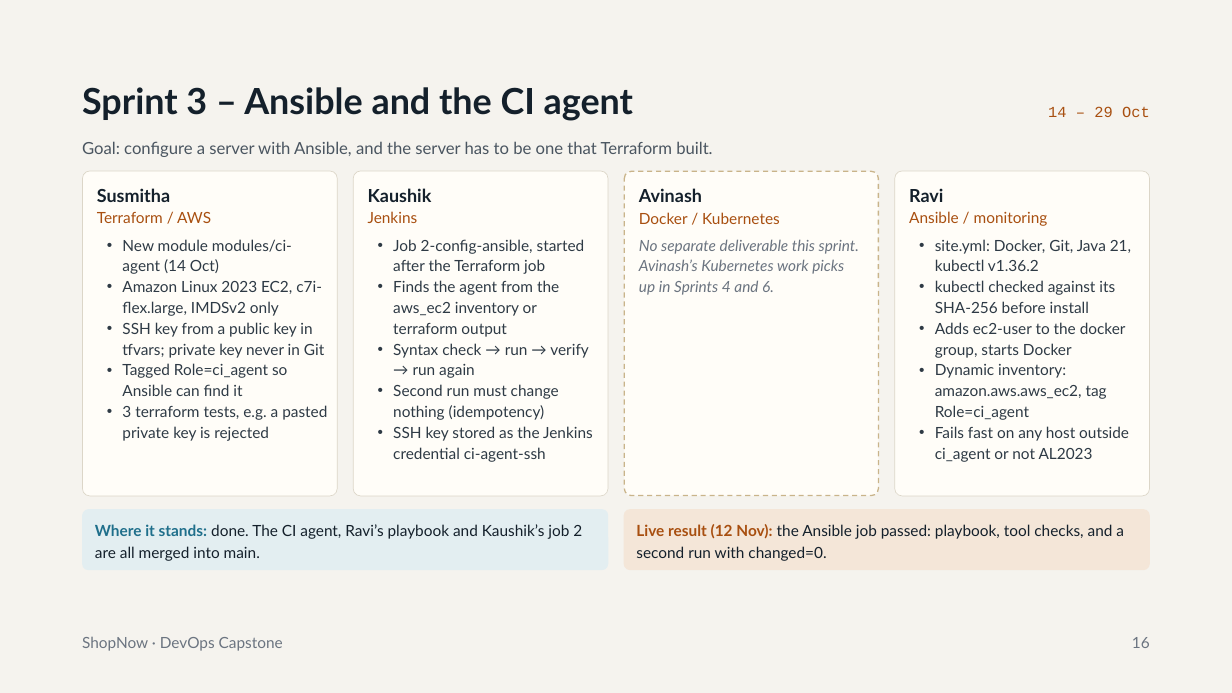
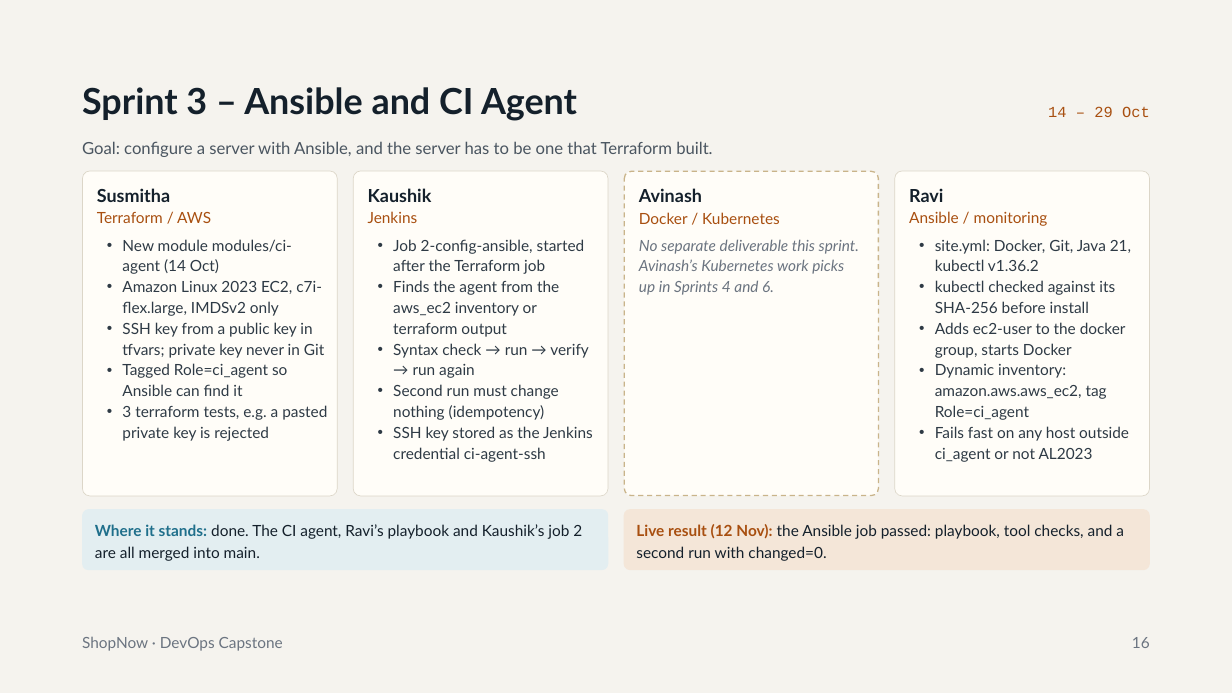
Before and after one commit to banalasusmitha/Capstone_Project-Web-Application-with-CI-CD-DevOps, a slide deck: slide 16 of final-delivery/ShopNow_DevOps_Capstone.pptx. Drawn at 1232x693 pixels with LibreOffice and Linux fonts; fonts in the diff are those of the drawing. Boxes give left, top, right and bottom in pixels: in the first picture for what was removed or moved away, otherwise in the second. Text is boxed around its words. In the diff, an @@ line names an element or a change of style, - is before the commit and + after.

```diff
--- a/final-delivery/ShopNow_DevOps_Capstone.pptx
+++ b/final-delivery/ShopNow_DevOps_Capstone.pptx
@@ title at <box>82,87,577,121</box>: text changed @@
-Sprint 3 – Ansible and the CI agent
+Sprint 3 – Ansible and CI Agent
```
Also in this commit, not shown: 23 other slides changed, 11 slides added, 3 slides removed, 1 other file.
